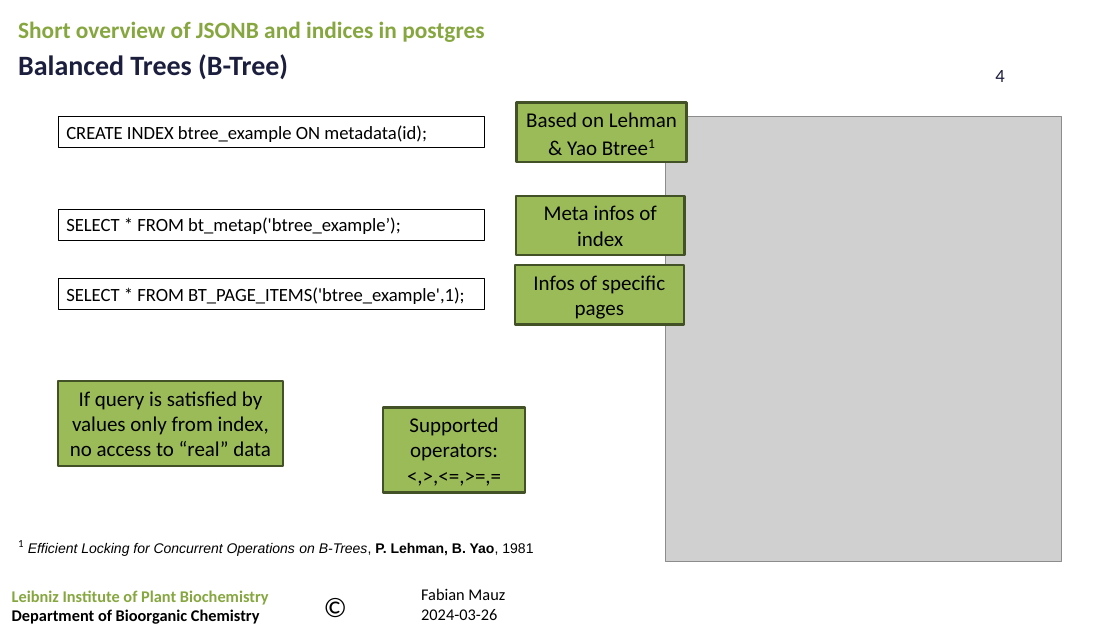
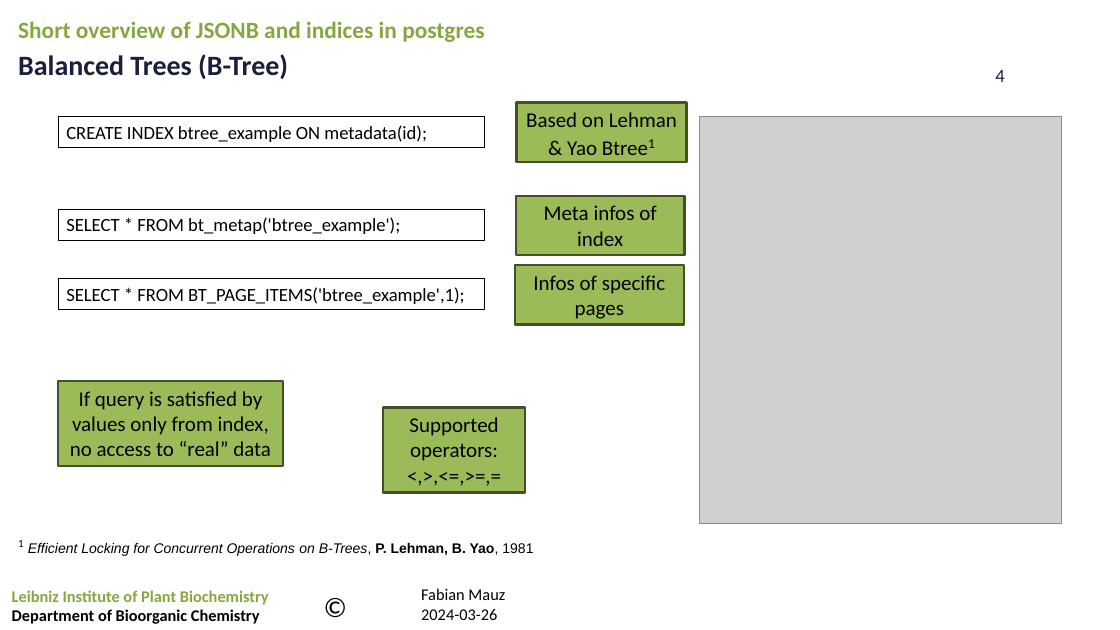
Before and after one commit to FabianMauz/ipb-talk-postgres-jsonb-index, a slide deck: slide 4 of 20240530_postgres-indices.pptx. Drawn at 1120x630 pixels with LibreOffice and Linux fonts; fonts in the diff are those of the drawing; grey boxes stand for pictures; background and template pictures are left out. Boxes give left, top, right and bottom in pixels: in the first picture for what was removed or moved away, otherwise in the second. Text is boxed around its words. In the diff, an @@ line names an element or a change of style, - is before the commit and + after.

Commit message:
fixed some typos fixed image of btree added more literature

```diff
--- a/20240530_postgres-indices.pptx
+++ b/20240530_postgres-indices.pptx
@@ picture: place and size @@
-picture at <box>666,117,1063,561</box>
+picture at <box>700,117,1062,523</box>
@@ text in rectangle at <box>66,217,400,234</box>: text changed @@
-SELECT * FROM bt_metap('btree_example’);
+SELECT * FROM bt_metap('btree_example');
```
Also in this commit, not shown: 4 other slides changed, 3 other files.
